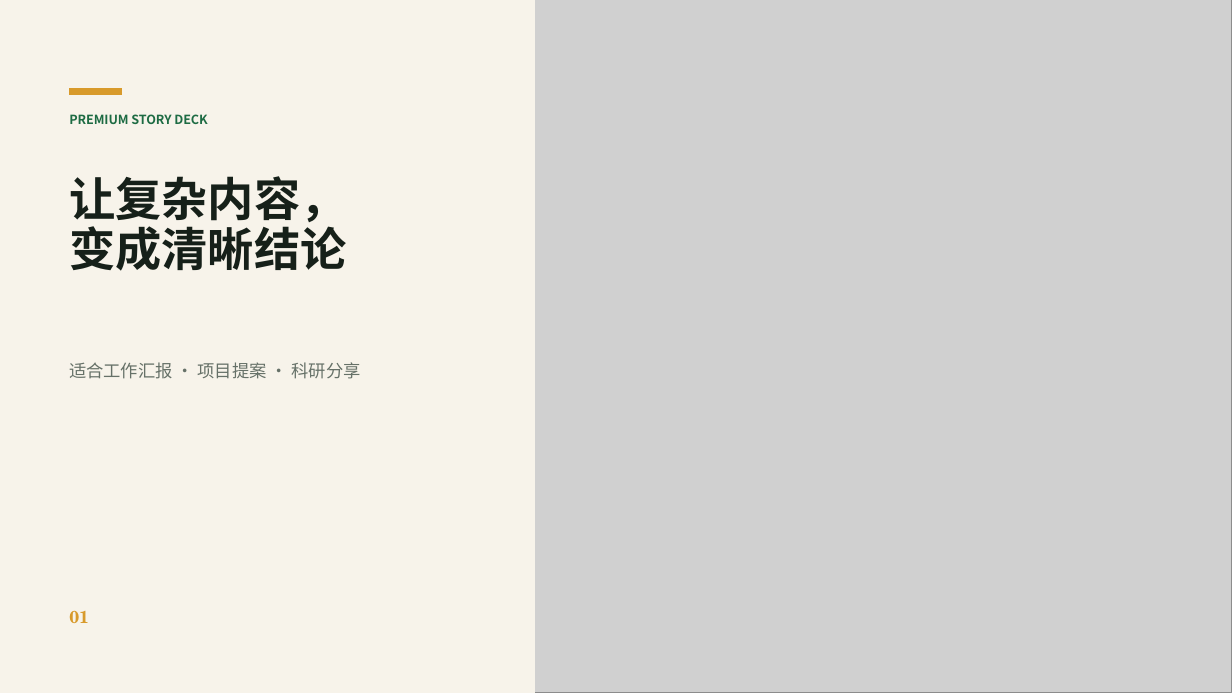
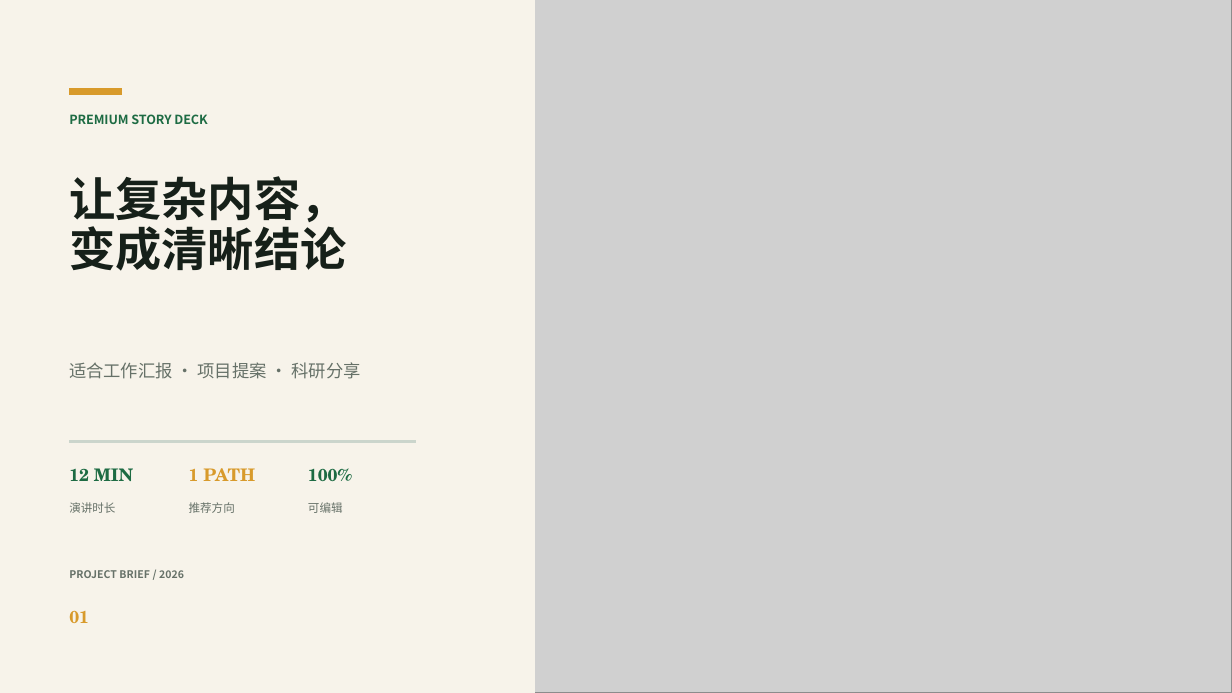
Before and after one commit to zhoy0409-debug/build-premium-pptx, a slide deck: slide 1 of assets/premium-green-layout-kit.pptx. Drawn at 1232x693 pixels with LibreOffice and Linux fonts; fonts in the diff are those of the drawing; grey boxes stand for pictures. Boxes give left, top, right and bottom in pixels: in the first picture for what was removed or moved away, otherwise in the second. Text is boxed around its words. In the diff, an @@ line names an element or a change of style, - is before the commit and + after.

```diff
--- a/assets/premium-green-layout-kit.pptx
+++ b/assets/premium-green-layout-kit.pptx
@@ rectangle added at <box>69,441,416,443</box>, fill #CBD5CC, outline #CBD5CC 0 pt @@
@@ text added at <box>69,468,133,481</box>, 13.5 pt, text #1D6B43, bold @@
+12 MIN
@@ text added at <box>189,468,255,481</box>, 13.5 pt, text #D89A2B, bold @@
+1 PATH
@@ text added at <box>308,468,352,481</box>, 13.5 pt, text #1D6B43, bold @@
+100%
@@ text added at <box>69,502,115,513</box>, 9 pt, text #667168 @@
+演讲时长
@@ text added at <box>189,502,235,513</box>, 9 pt, text #667168 @@
+推荐方向
@@ text added at <box>308,502,343,513</box>, 9 pt, text #667168 @@
+可编辑
@@ text added at <box>69,570,184,578</box>, 8.2 pt, text #667168, bold @@
+PROJECT BRIEF / 2026
```
Also in this commit, not shown: 9 other slides changed, 10 other files.
